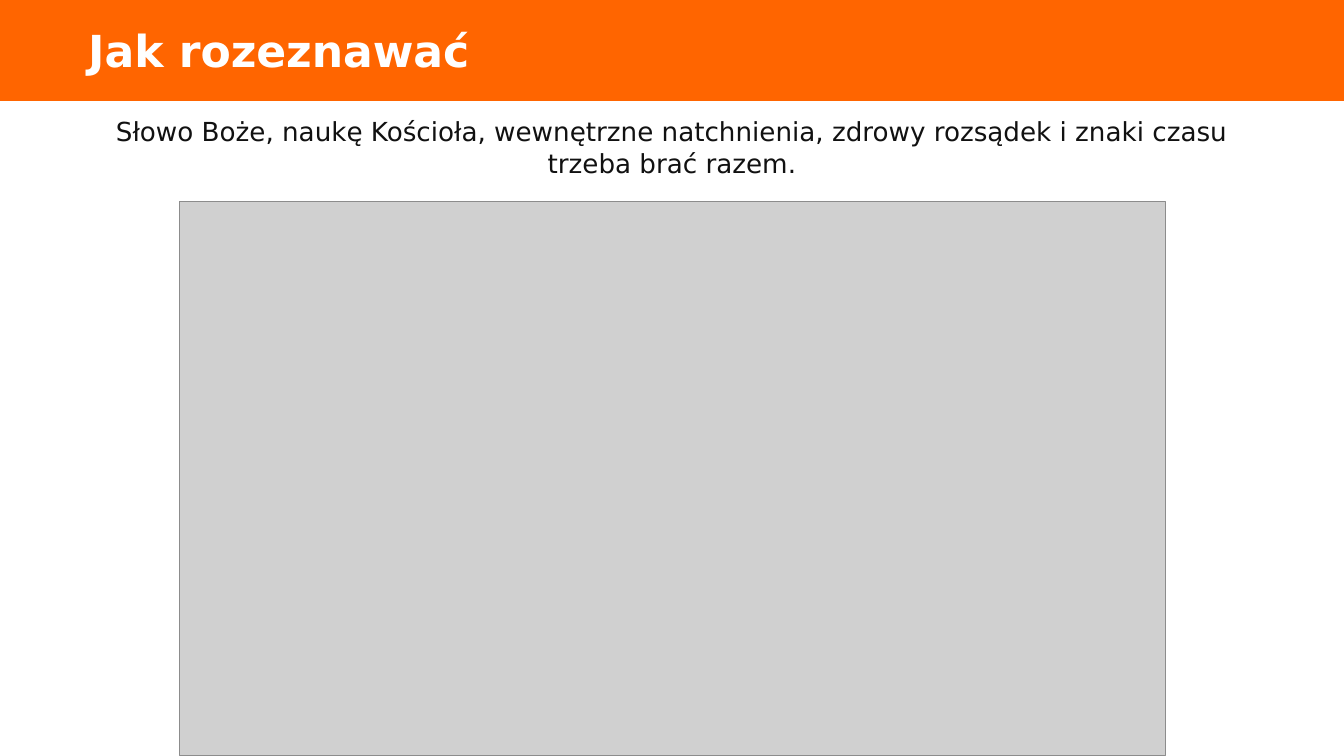
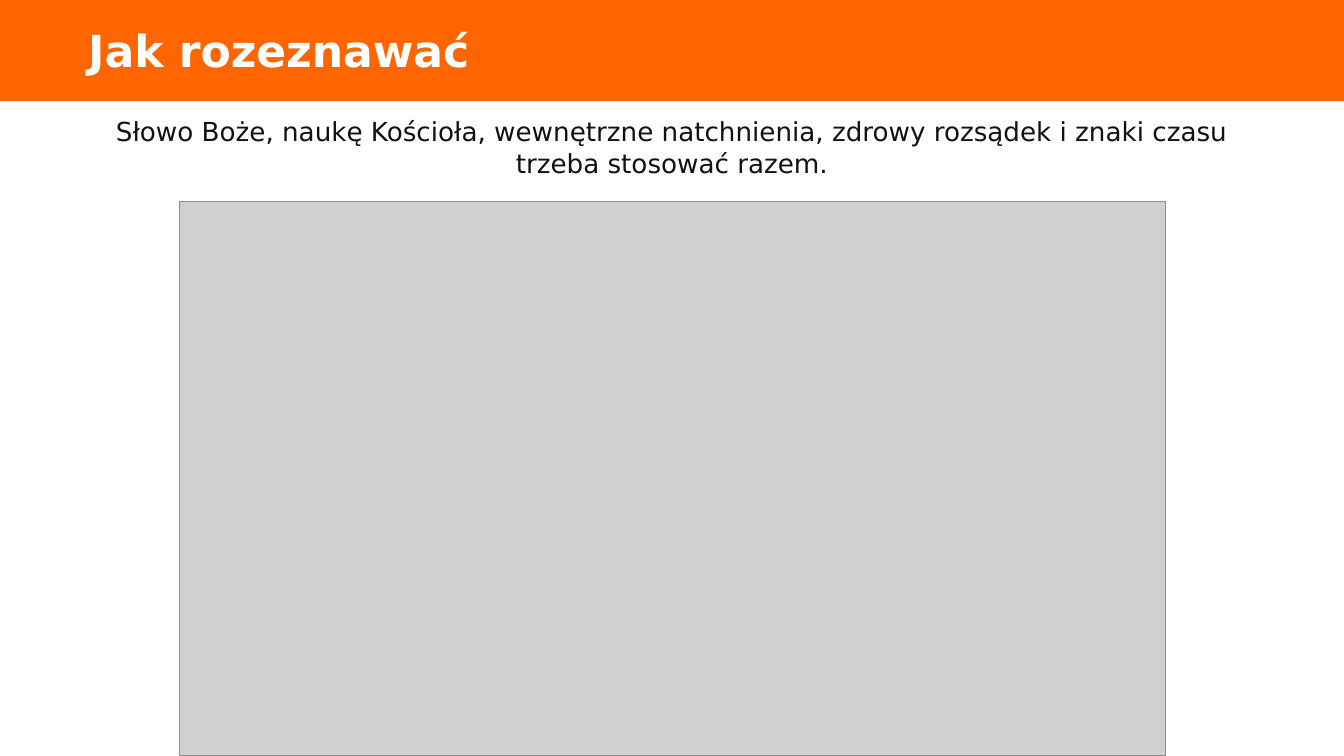
Before and after one commit to folkien/teachings, a slide deck: slide 6 of issue_kurs_kamch_lubecko/2.prowadzenie-modlitwy-osobistej/t2.prowadzenie-modlitwy-osobistej_prezentacja.pptx. Drawn at 1344x756 pixels with LibreOffice and Linux fonts; fonts in the diff are those of the drawing; grey boxes stand for pictures. Boxes give left, top, right and bottom in pixels: in the first picture for what was removed or moved away, otherwise in the second. Text is boxed around its words. In the diff, an @@ line names an element or a change of style, - is before the commit and + after.

```diff
--- a/issue_kurs_kamch_lubecko/2.prowadzenie-modlitwy-osobistej/t2.prowadzenie-modlitwy-osobistej_prezentacja.pptx
+++ b/issue_kurs_kamch_lubecko/2.prowadzenie-modlitwy-osobistej/t2.prowadzenie-modlitwy-osobistej_prezentacja.pptx
@@ text at <box>116,120,1226,174</box>: text changed @@
-Słowo Boże, naukę Kościoła, wewnętrzne natchnienia, zdrowy rozsądek i znaki czasu trzeba brać razem.
+Słowo Boże, naukę Kościoła, wewnętrzne natchnienia, zdrowy rozsądek i znaki czasu trzeba stosować razem.
```
Also in this commit, not shown: 13 other files.
